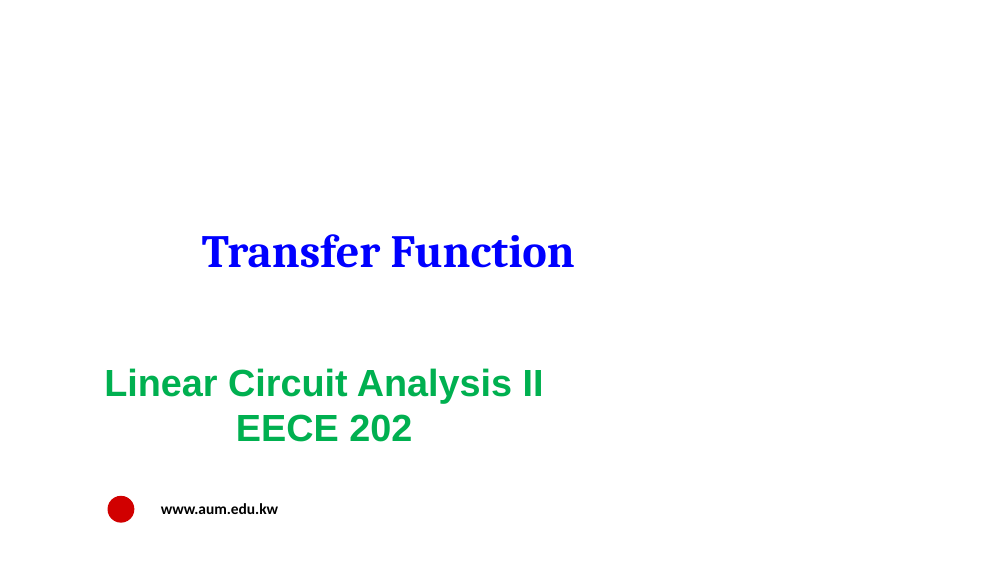
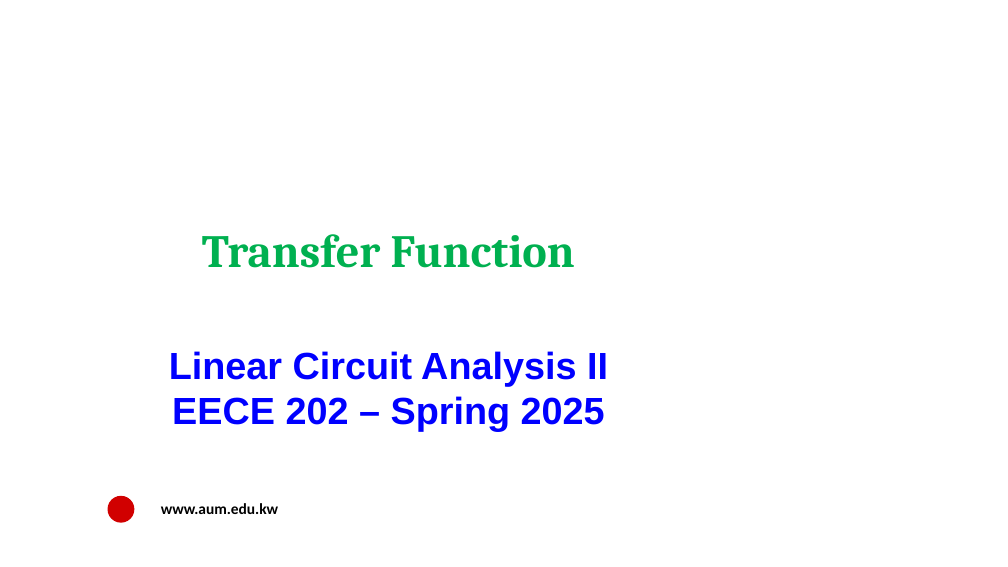
Before and after one commit to salmanrazzaq1993/AUM-WORK, a slide deck: slide 1 of PP WORK/Instructor Version/Week 6/Week 6 Lecture 1-Transfer Function.pptx. Drawn at 1008x567 pixels with LibreOffice and Linux fonts; fonts in the diff are those of the drawing; background and template pictures are left out. Boxes give left, top, right and bottom in pixels: in the first picture for what was removed or moved away, otherwise in the second. Text is boxed around its words. In the diff, an @@ line names an element or a change of style, - is before the commit and + after.

```diff
--- a/PP WORK/Instructor Version/Week 6/Week 6 Lecture 1-Transfer Function.pptx
+++ b/PP WORK/Instructor Version/Week 6/Week 6 Lecture 1-Transfer Function.pptx
@@ text "Transfer Function" at (202, 234, 575, 268): text colour #0000FF to #00B050 @@
@@ text "Linear Circuit Analysis II": place and size @@
-text "Linear Circuit Analysis II" at (104, 368, 544, 442)
+text "Linear Circuit Analysis II" at (169, 351, 608, 431)
@@ text at (169, 351, 608, 386): text colour #00B050 to #0000FF in "Linear Circuit Analysis II" @@
@@ text at (172, 396, 605, 431): text changed; text colour #00B050 to #0000FF @@
-EECE 202
+EECE 202 – Spring 2025
```
Also in this commit, not shown: 15 other slides changed, 7 slides added.
